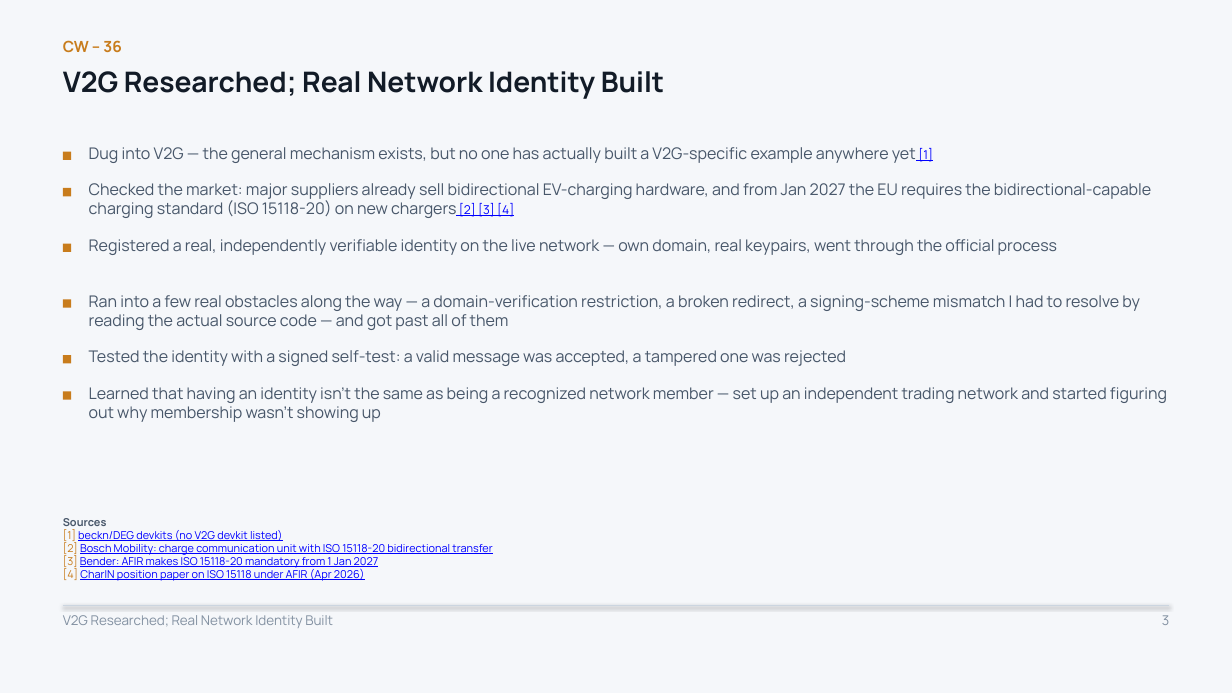
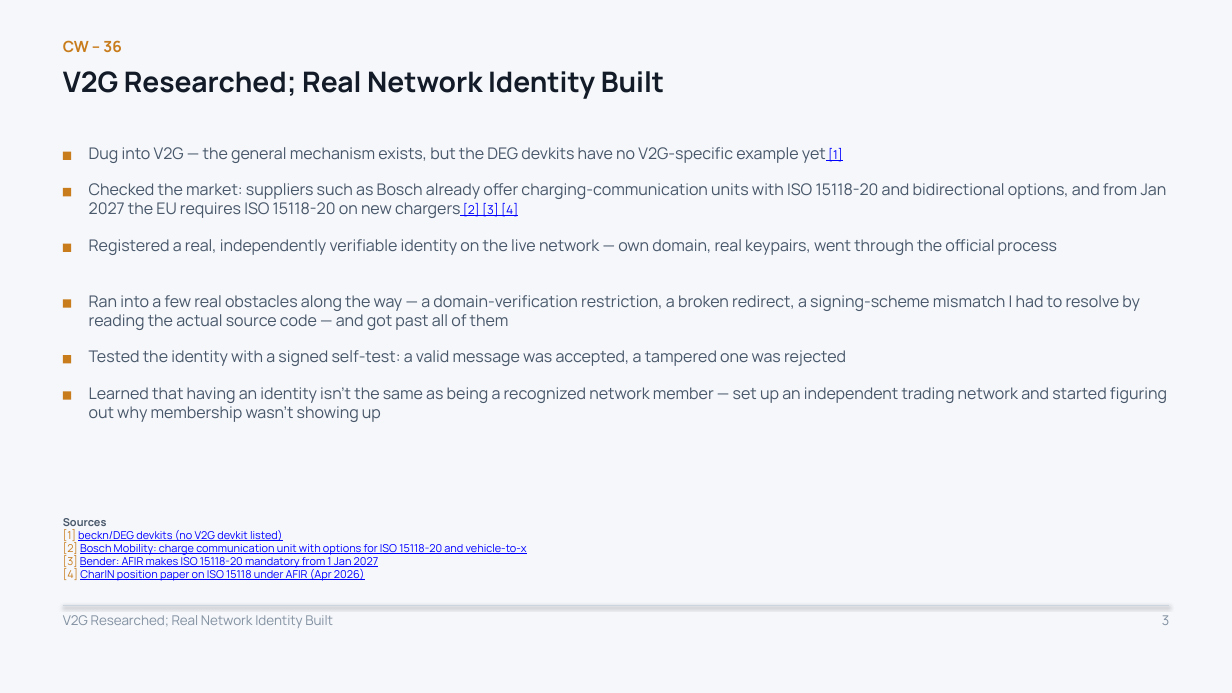
Before and after one commit to Sanjay-dev22/personal-deg, a slide deck: slide 3 of work-record/DEG-IES-Weekly-Update-Group-Meeting.pptx. Drawn at 1232x693 pixels with LibreOffice and Linux fonts; fonts in the diff are those of the drawing. Boxes give left, top, right and bottom in pixels: in the first picture for what was removed or moved away, otherwise in the second. Text is boxed around its words. In the diff, an @@ line names an element or a change of style, - is before the commit and + after.

```diff
--- a/work-record/DEG-IES-Weekly-Update-Group-Meeting.pptx
+++ b/work-record/DEG-IES-Weekly-Update-Group-Meeting.pptx
@@ text at (x1=89, y1=147, x2=843, y2=163): text changed @@
-Dug into V2G — the general mechanism exists, but no one has actually built a V2G-specific example anywhere yet [1]
+Dug into V2G — the general mechanism exists, but the DEG devkits have no V2G-specific example yet [1]
@@ text at (x1=89, y1=183, x2=1167, y2=218): text changed @@
-Checked the market: major suppliers already sell bidirectional EV-charging hardware, and from Jan 2027 the EU requires the bidirectional-capable charging standard (ISO 15118-20) on new chargers [2] [3] [4]
+Checked the market: suppliers such as Bosch already offer charging-communication units with ISO 15118-20 and bidirectional options, and from Jan 2027 the EU requires ISO 15118-20 on new chargers [2] [3] [4]
@@ text at (x1=63, y1=542, x2=527, y2=556): text changed @@
-[2] Bosch Mobility: charge communication unit with ISO 15118-20 bidirectional transfer
+[2] Bosch Mobility: charge communication unit with options for ISO 15118-20 and vehicle-to-x
```
Also in this commit, not shown: 3 other slides changed, 1 other file.
